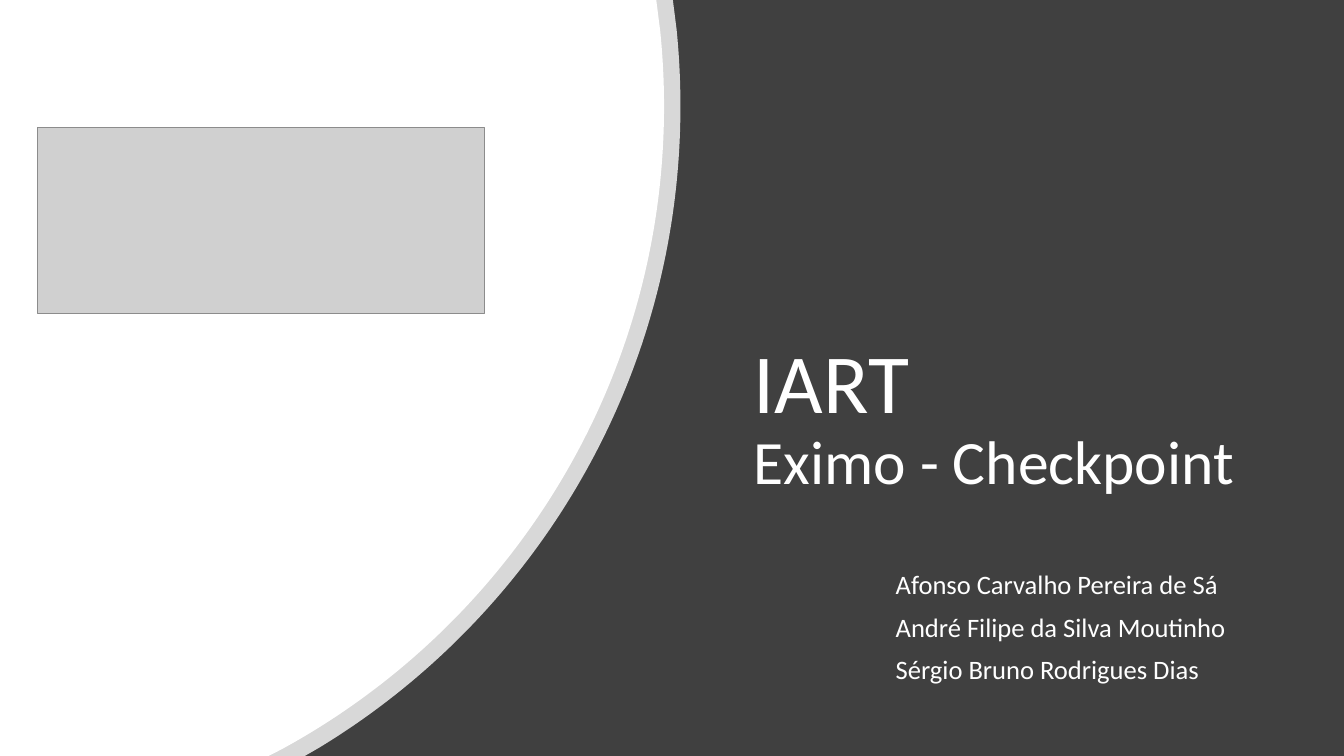
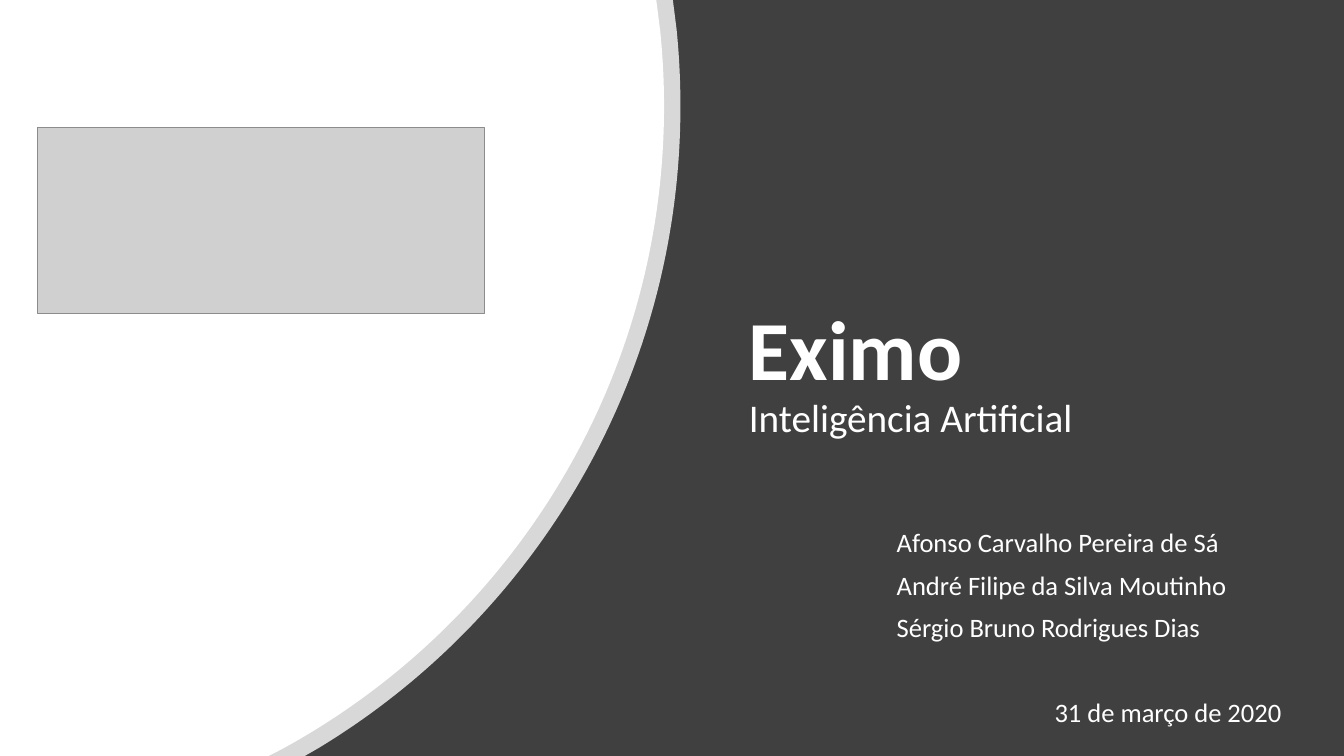
Before and after one commit to SergioDias47/Eximo, a slide deck: slide 1 of docs/IART-Eximo.pptx. Drawn at 1344x756 pixels with LibreOffice and Linux fonts; fonts in the diff are those of the drawing; grey boxes stand for pictures. Boxes give left, top, right and bottom in pixels: in the first picture for what was removed or moved away, otherwise in the second. Text is boxed around its words. In the diff, an @@ line names an element or a change of style, - is before the commit and + after.

```diff
--- a/docs/IART-Eximo.pptx
+++ b/docs/IART-Eximo.pptx
@@ title at (749, 321, 1072, 439): text changed; size 44 to 28 pt @@
-IART
-Eximo - Checkpoint
+Eximo
+Inteligência Artificial
@@ subtitle "Afonso Carvalho Pereira de Sá": place and size @@
-subtitle "Afonso Carvalho Pereira de Sá" at (896, 575, 1225, 684)
+subtitle "Afonso Carvalho Pereira de Sá" at (897, 533, 1226, 642)
@@ text added at (1055, 703, 1281, 727), 19 pt, text #FFFFFF @@
+31 de março de 2020
```
Also in this commit, not shown: 4 other slides changed, 7 slides added, 3 other files.
